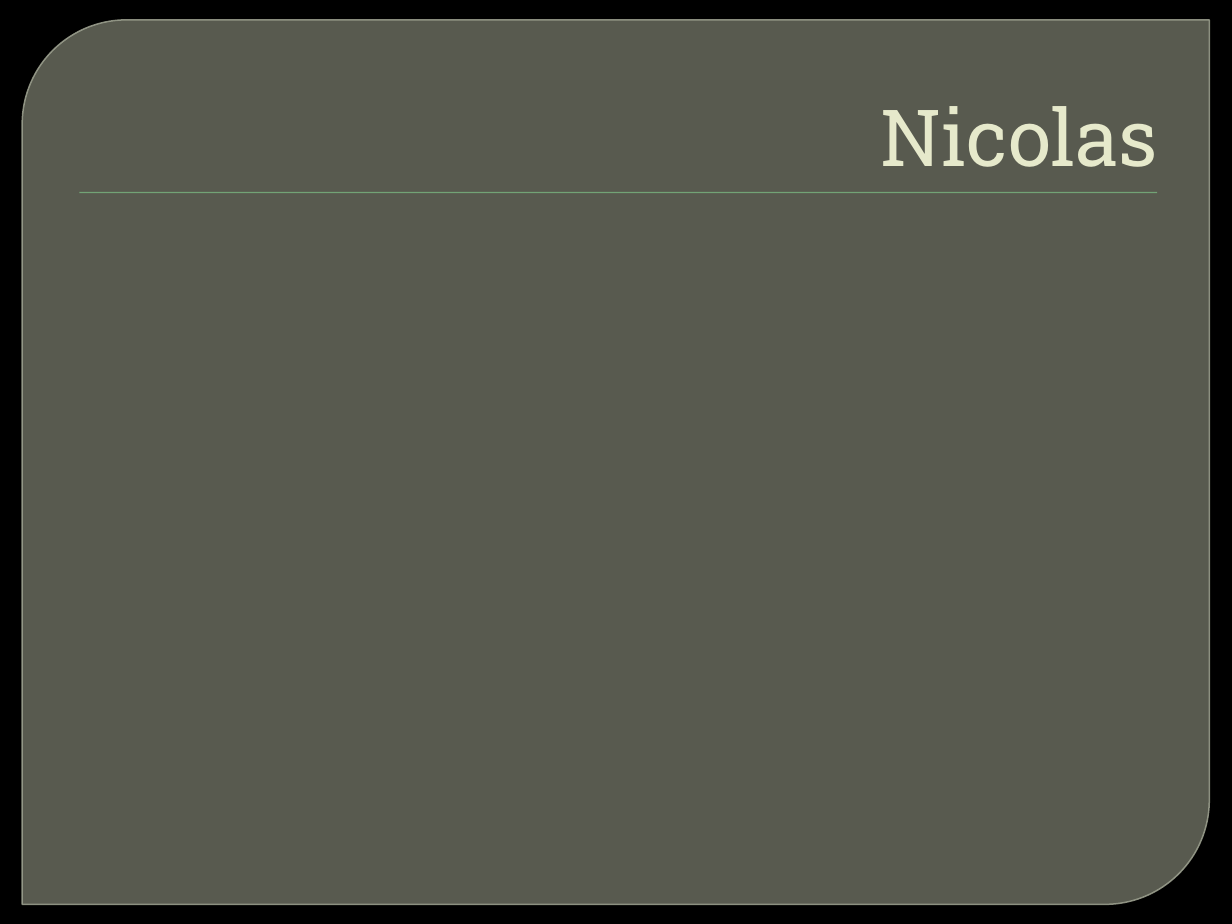
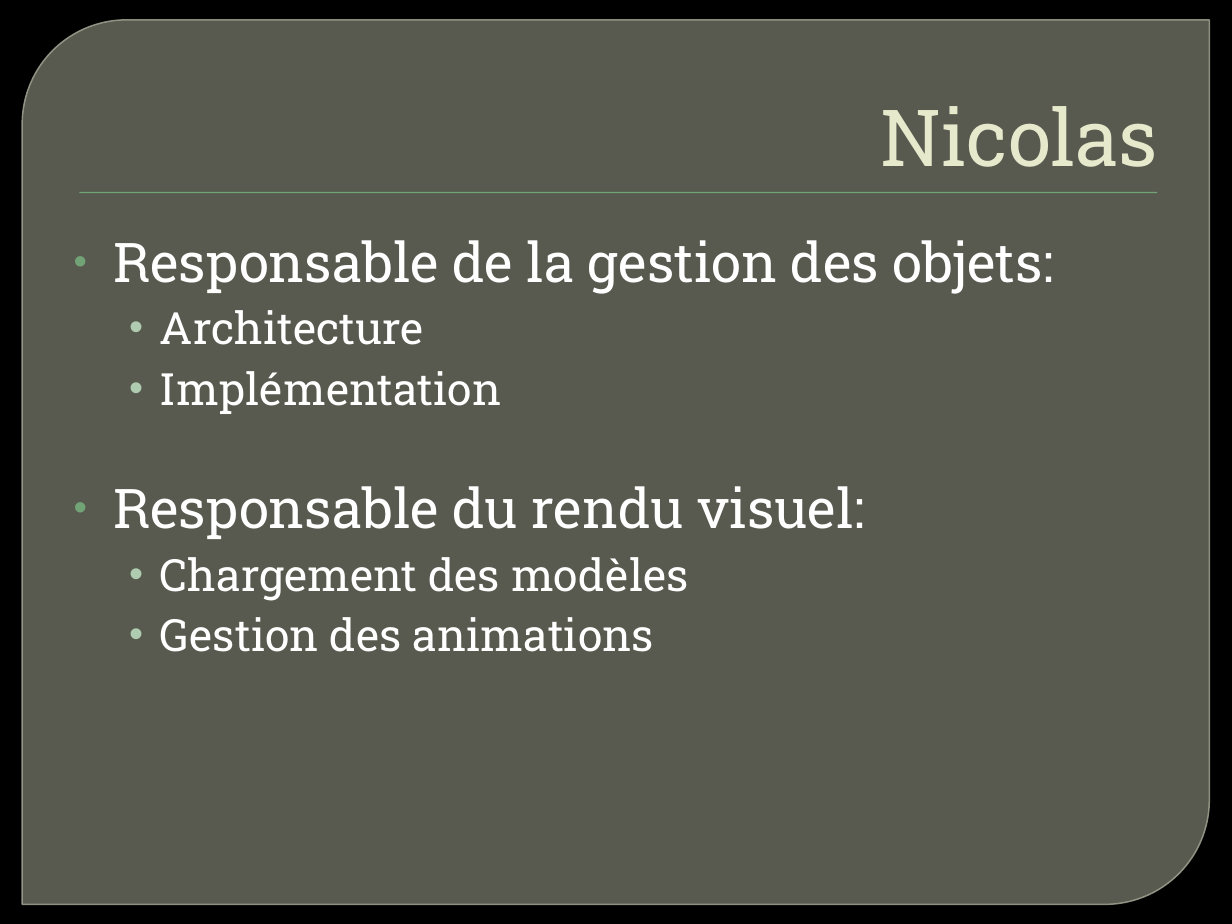
Before and after one commit to Raphy/bomberman, a slide deck: slide 13 of Bomberman - Présentation.pptx. Drawn at 1232x924 pixels with LibreOffice and Linux fonts; fonts in the diff are those of the drawing; background and template pictures are left out. Boxes give left, top, right and bottom in pixels: in the first picture for what was removed or moved away, otherwise in the second. Text is boxed around its words. In the diff, an @@ line names an element or a change of style, - is before the commit and + after.

Commit message:
update presentation

```diff
--- a/Bomberman - Présentation.pptx
+++ b/Bomberman - Présentation.pptx
@@ text added at (113, 240, 1054, 652), 26 pt, text #FFFFFF @@
+• Responsable de la gestion des objets:
+  • Architecture
+  • Implémentation
+• Responsable du rendu visuel:
+  • Chargement des modèles
+  • Gestion des animations
```
